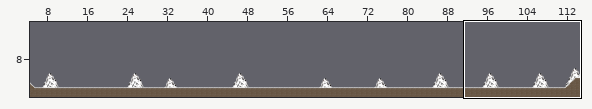
Tiled map: Content/LevelDesignThree.tmx. The first picture is a wide view before the edit; the outline marks the close-up.
Close-up. Earlier state:
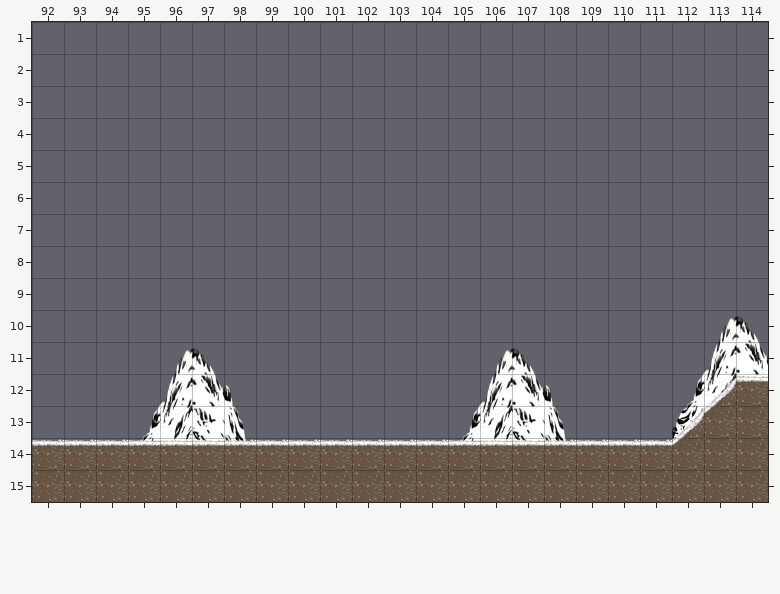
Cells are 64x64 px. Shown: x 92..114, y 1..15. The commit also changed other parts of the map, which this record leaves out.
New version:
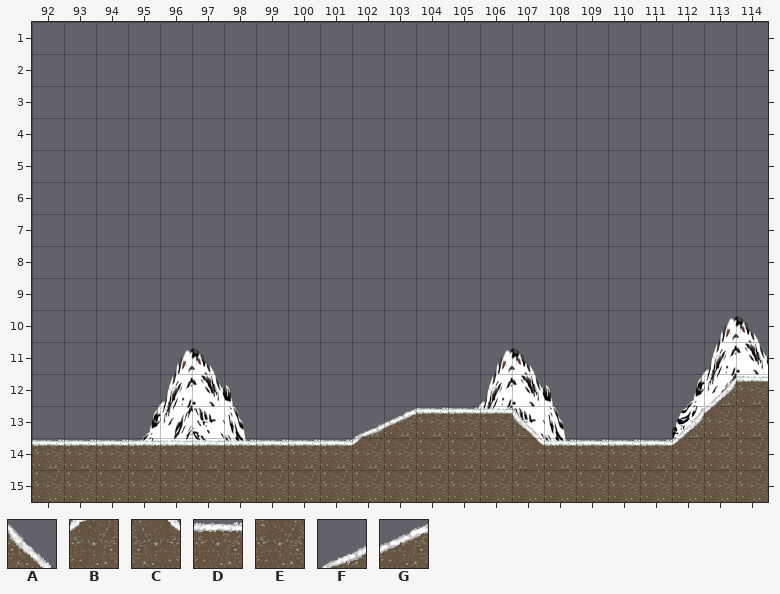
Key: from "tilesheet": A 4, B 9, C 10, D 11, E 12, F 19, G 20.
_ is an empty cell.
Edits made:
Layer "Tile FG":
Tile A now appears in row 13 at x 107.
The author changed tile D to tile B in row 14 at x 102.
The author changed tile D to tile C in row 14 at x 107.
Tile D now appears in row 13 at x 104 to 106.
The author changed tile D to tile E in row 14 at x 103 to 106.
Tile F now appears in row 13 at x 102.
Tile G now appears in row 13 at x 103.
Changed places in both close-ups, as pixel boxes (x1, y1, x2, y2):
changed: (352, 407, 544, 470)
